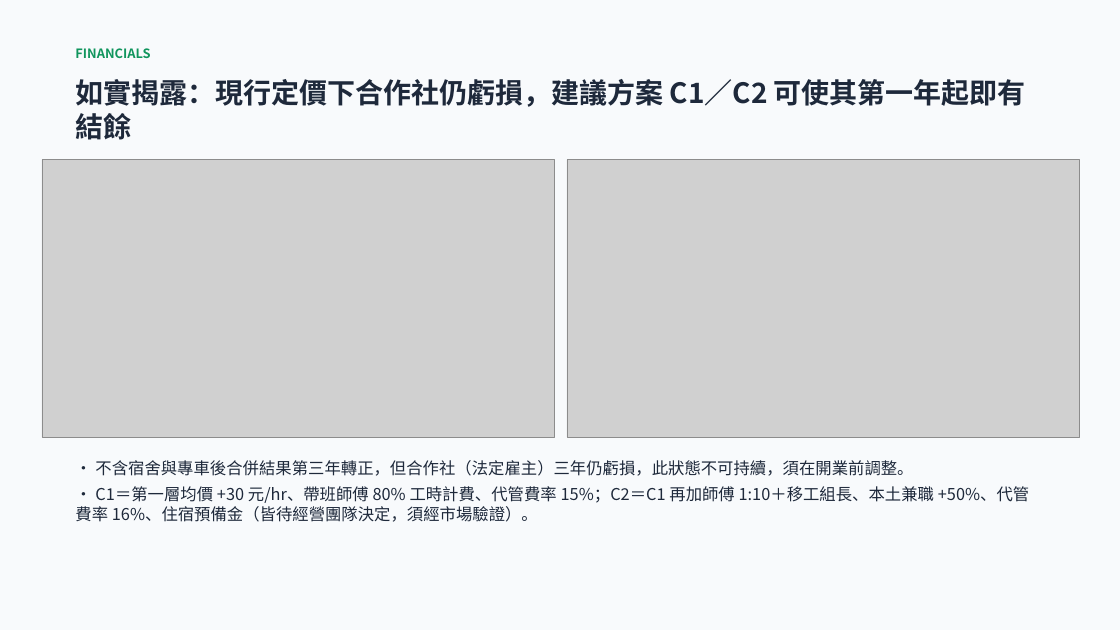
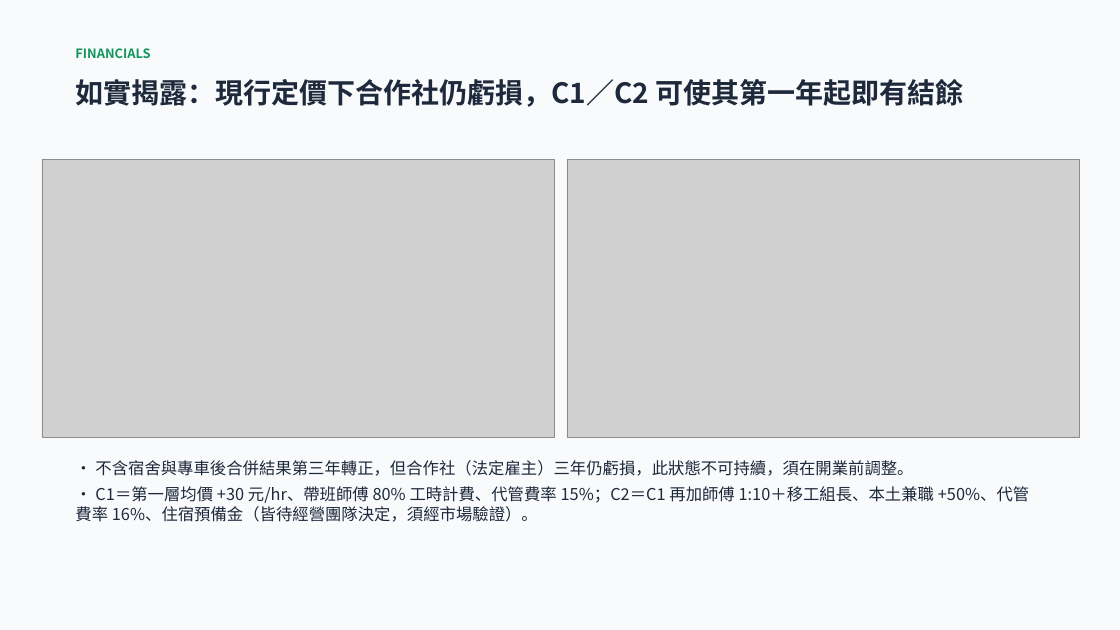
Before and after one commit to xx8888x/agridispatch, a slide deck: slide 8 of 06_簡報與路演Pitch/02_智農派工_Demo簡報_加速器Pitch.pptx. Drawn at 1120x630 pixels with LibreOffice and Linux fonts; fonts in the diff are those of the drawing; grey boxes stand for pictures. Boxes give left, top, right and bottom in pixels: in the first picture for what was removed or moved away, otherwise in the second. Text is boxed around its words. In the diff, an @@ line names an element or a change of style, - is before the commit and + after.

```diff
--- a/06_簡報與路演Pitch/02_智農派工_Demo簡報_加速器Pitch.pptx
+++ b/06_簡報與路演Pitch/02_智農派工_Demo簡報_加速器Pitch.pptx
@@ text at bbox=[75, 79, 964, 107]: text changed @@
-如實揭露：現行定價下合作社仍虧損，建議方案 C1／C2 可使其第一年起即有結餘
+如實揭露：現行定價下合作社仍虧損，C1／C2 可使其第一年起即有結餘
```
Also in this commit, not shown: 1 other file.
